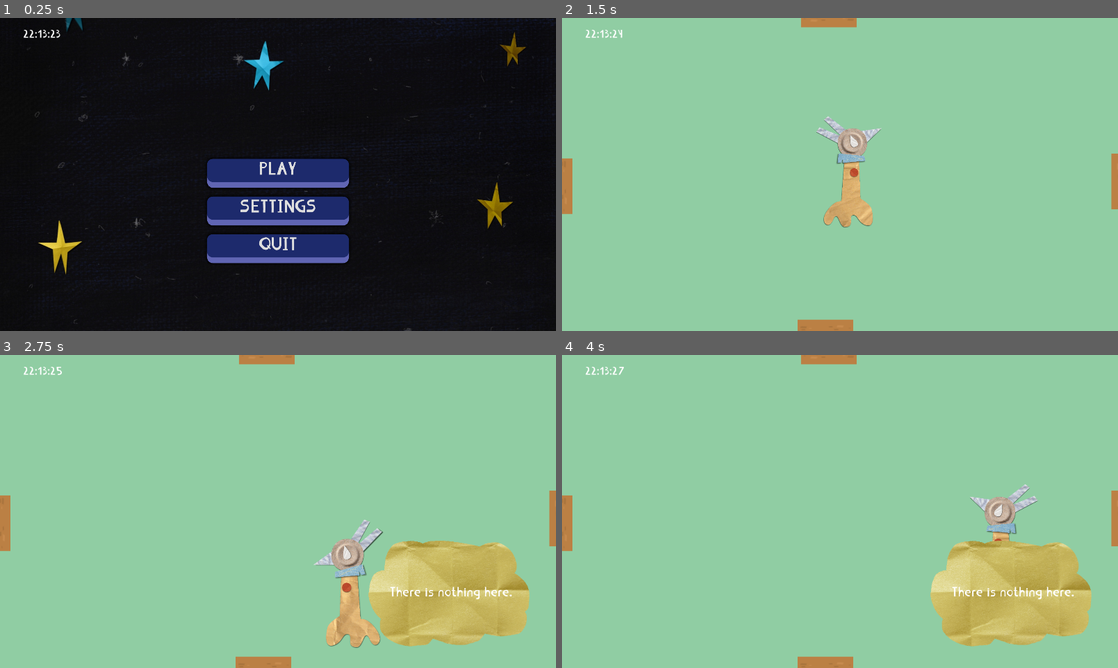
Above: before the commit, frames 1-4 (two rows, left to right).
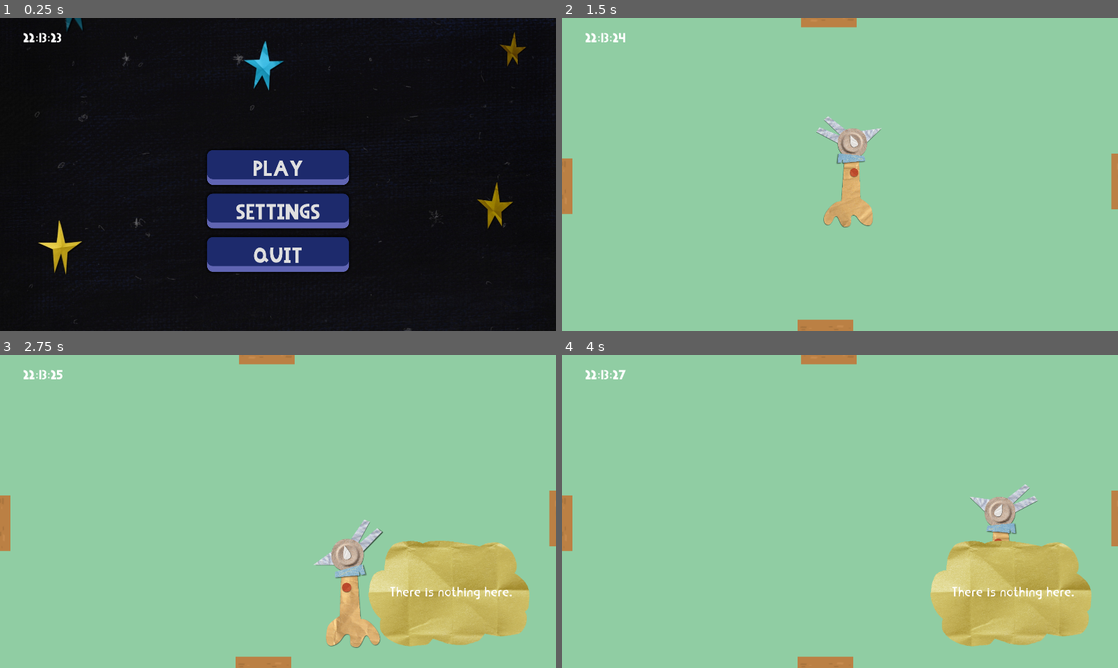
Above: after the commit, the same moments.

Repository: ZaninAndrea/shovel-jam-25
Game: Godot game, scene res://scenes/menu/main_menu.tscn
The game is run twice, just before and just after one commit, with the same random seed, the same clock (stepped at 60 frames per second) and the same inputs.
Inputs:
- Up to frame 1 (0.25 s): no input
- Up to frame 2 (1.5 s): click "PLAY" at 0.5 s; tap Enter at 1.25 s; hold Right (ui_right) from 1.28 s (still down); hold E (push) from 1.28 s (still down)
- Up to frame 3 (2.75 s): release Right (ui_right) at 2.03 s; release E (push) at 2.03 s; hold Down (ui_down) from 2.03 s (still down); tap 1 (select_slot_1) at 2.1 s
- Up to frame 4 (4 s): release Down (ui_down) at 2.78 s; hold Right (ui_right) 2.78-3.53 s; hold E (push) 2.78-3.53 s; hold Up (ui_up) from 3.53 s (still down); tap 1 (select_slot_1) at 3.6 s

The runs differ from the first frame. In frame 1, 4.6% of the frame differs, in the area x 4-63%, y 3-82%; in frame 2, 0.1%; in frame 3, 0.1%; in frame 4, 0.1%.

Commit message:
Aggiunta musica di sottofondo

Diff:
--- a/project.godot
+++ b/project.godot
@@ -36,7 +36,7 @@
 
 [gui]
 
-theme/custom_font="uid://d1udguboqc78k"
+theme/custom_font="uid://dh43ytp1wgyl6"
 
 [input]
 
--- a/scenes/menu/main_menu.gd
+++ b/scenes/menu/main_menu.gd
@@ -1,6 +1,10 @@
 extends Control
 
 const SHIP_WITH_TIME_TRAVEL = preload("res://scenes/rooms/ship_with_time_travel/ShipWithTimeTravel.tscn")
+@onready var audio_stream_player: AudioStreamPlayer = $AudioStreamPlayer
+
+func _ready() -> void:
+	audio_stream_player.play()
 
 func _on_play_pressed() -> void:
 	get_tree().change_scene_to_packed(SHIP_WITH_TIME_TRAVEL)
--- a/scenes/menu/main_menu.tscn
+++ b/scenes/menu/main_menu.tscn
@@ -7,6 +7,7 @@
 [ext_resource type="Texture2D" uid="uid://b1oc6mmvt5jfg" path="res://assets/sprites/CON STELLE GRANDI_in loop.jpg" id="2_247la"]
 [ext_resource type="Script" uid="uid://c1rbrpkv46vxn" path="res://scenes/menu/main_menu.gd" id="4_xn6kt"]
 [ext_resource type="PackedScene" uid="uid://c7mespaw1x775" path="res://scenes/ui/clock/clock.tscn" id="7_isoef"]
+[ext_resource type="AudioStream" uid="uid://cckb80gi00ubh" path="res://assets/audio/calm-space-music-312291.mp3" id="8_qgo02"]
 
 [sub_resource type="StyleBoxEmpty" id="StyleBoxEmpty_kiqgm"]
 
@@ -57,17 +58,17 @@
 alignment = 1
 
 [node name="Play" type="Button" parent="Menu/VBoxContainer"]
-custom_minimum_size = Vector2(0, 100)
+custom_minimum_size = Vector2(0, 120)
 layout_mode = 2
 text = "PLAY"
 
 [node name="Settings" type="Button" parent="Menu/VBoxContainer"]
-custom_minimum_size = Vector2(0, 100)
+custom_minimum_size = Vector2(0, 120)
 layout_mode = 2
 text = "SETTINGS"
 
 [node name="Quit" type="Button" parent="Menu/VBoxContainer"]
-custom_minimum_size = Vector2(0, 100)
+custom_minimum_size = Vector2(0, 120)
 layout_mode = 2
 text = "QUIT"
 
@@ -89,6 +90,10 @@
 offset_right = 182.0
 offset_bottom = 95.0
 
+[node name="AudioStreamPlayer" type="AudioStreamPlayer" parent="."]
+stream = ExtResource("8_qgo02")
+volume_db = -10.0
+
 [connection signal="pressed" from="Menu/VBoxContainer/Play" to="." method="_on_play_pressed"]
 [connection signal="pressed" from="Menu/VBoxContainer/Settings" to="." method="_on_settings_pressed"]
 [connection signal="pressed" from="Menu/VBoxContainer/Quit" to="." method="_on_quit_pressed"]
--- a/scenes/rooms/ship_with_time_travel/ShipWithTimeTravel.tscn
+++ b/scenes/rooms/ship_with_time_travel/ShipWithTimeTravel.tscn
@@ -1,9 +1,10 @@
-[gd_scene load_steps=11 format=3 uid="uid://1e2fft1obrw8"]
+[gd_scene load_steps=12 format=3 uid="uid://1e2fft1obrw8"]
 
 [ext_resource type="Script" uid="uid://bf6yffuuoi18m" path="res://scenes/rooms/ship_with_time_travel/ship_with_time_travel.gd" id="1_xxee6"]
 [ext_resource type="PackedScene" uid="uid://b73umic6cn61s" path="res://scenes/rooms/ship/Ship.tscn" id="2_naywl"]
 [ext_resource type="Shader" uid="uid://q8xnb4e8l5y3" path="res://scenes/rooms/ship_with_time_travel/time_travel_warp.gdshader" id="2_p1y4u"]
 [ext_resource type="PackedScene" uid="uid://c7mespaw1x775" path="res://scenes/ui/clock/clock.tscn" id="4_52plv"]
+[ext_resource type="AudioStream" uid="uid://cckb80gi00ubh" path="res://assets/audio/calm-space-music-312291.mp3" id="5_8o1ar"]
 
 [sub_resource type="ShaderMaterial" id="ShaderMaterial_52plv"]
 shader = ExtResource("2_p1y4u")
@@ -121,3 +122,7 @@
 offset_top = 40.0
 offset_right = 182.0
 offset_bottom = 95.0
+
+[node name="AudioStreamPlayer" type="AudioStreamPlayer" parent="."]
+stream = ExtResource("5_8o1ar")
+volume_db = -10.0
--- a/scenes/rooms/ship_with_time_travel/ship_with_time_travel.gd
+++ b/scenes/rooms/ship_with_time_travel/ship_with_time_travel.gd
@@ -4,10 +4,12 @@
 @onready var sub_viewport: SubViewport = $SubViewport
 @onready var animation_player: AnimationPlayer = $AnimationPlayer
 @onready var warped_view: Sprite2D = $WarpedView
+@onready var audio_stream_player: AudioStreamPlayer = $AudioStreamPlayer
 
 @export var time_travelling: bool = false
 
 func _ready():
+	audio_stream_player.play()
 	get_tree().create_timer(time_between_travels).timeout.connect(start_reset_sequence)
 
 	var has_player_warp_animation = (warped_view.material as ShaderMaterial).get_shader_parameter("time") != 0
--- a/scenes/ui/text_feedback/interactionUI.tscn
+++ b/scenes/ui/text_feedback/interactionUI.tscn
@@ -1,7 +1,8 @@
-[gd_scene load_steps=3 format=3 uid="uid://4c6gwmwuyerm"]
+[gd_scene load_steps=4 format=3 uid="uid://4c6gwmwuyerm"]
 
 [ext_resource type="Script" uid="uid://cx55nff0di0mi" path="res://scenes/ui/text_feedback/interaction_ui.gd" id="1_4dfp4"]
 [ext_resource type="Texture2D" uid="uid://b0rv67641i12o" path="res://assets/sprites/paper_popup_cut.png" id="2_4dfp4"]
+[ext_resource type="FontFile" uid="uid://d1udguboqc78k" path="res://assets/fonts/Emocja.ttf" id="3_imdpv"]
 
 [node name="InteractionUI" type="CanvasLayer"]
 script = ExtResource("1_4dfp4")
@@ -31,6 +32,7 @@
 scale = Vector2(0.8, 0.8)
 size_flags_horizontal = 6
 size_flags_vertical = 6
+theme_override_fonts/normal_font = ExtResource("3_imdpv")
 theme_override_font_sizes/normal_font_size = 200
 horizontal_alignment = 1
 vertical_alignment = 1
Not shown, added: assets/audio/calm-space-music-312291.mp3.import
Not shown: 1 places in scenes/menu/main_menu.tscn that only renumber resources
Not shown: 1 places in scenes/rooms/cockpit/cockpit.tscn that only renumber resources
Not shown, added: assets/audio/calm-space-music-312291.mp3
